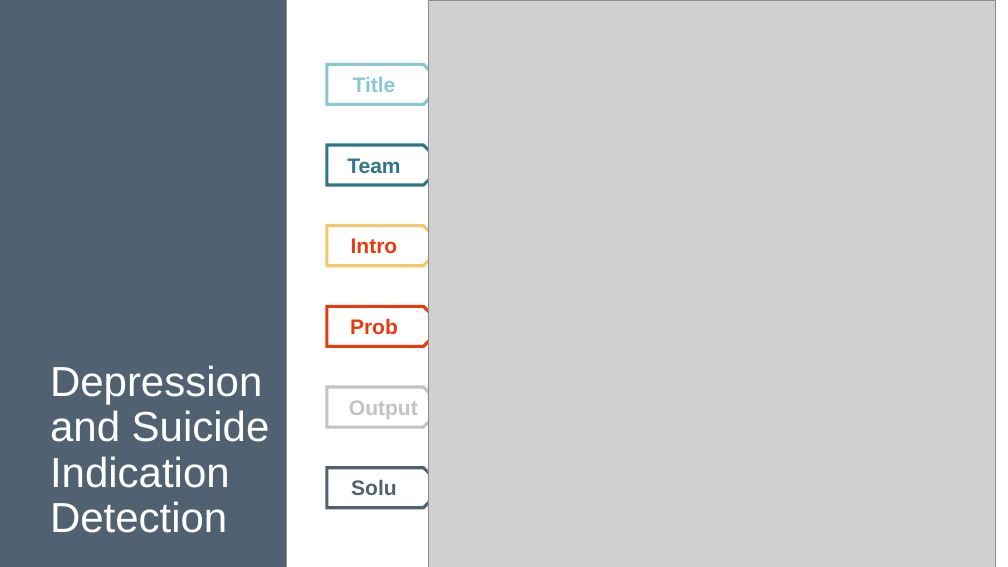
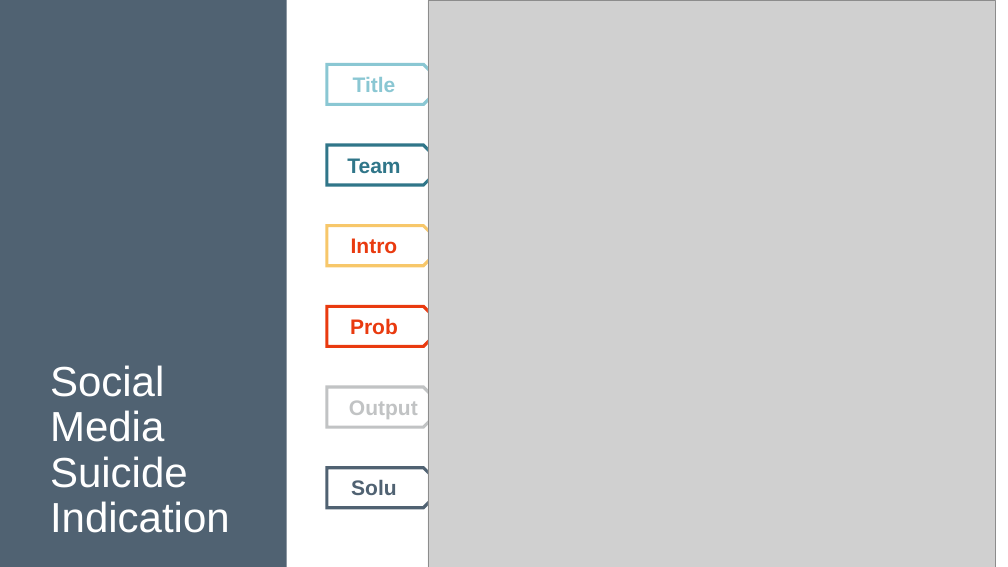
Before and after one commit to ds-dti/DS01_01_Social-Media-Suicide-Indication-Detection, a slide deck: slide 2 of PPT v2 (1).pptx. Drawn at 1008x567 pixels with LibreOffice and Linux fonts; fonts in the diff are those of the drawing; grey boxes stand for pictures. Boxes give left, top, right and bottom in pixels: in the first picture for what was removed or moved away, otherwise in the second. Text is boxed around its words. In the diff, an @@ line names an element or a change of style, - is before the commit and + after.

```diff
--- a/PPT v2 (1).pptx
+++ b/PPT v2 (1).pptx
@@ text at (50,365,230,533): text changed @@
-Depression and Suicide Indication Detection
+Social Media Suicide Indication
```
Also in this commit, not shown: 2 other slides changed.
